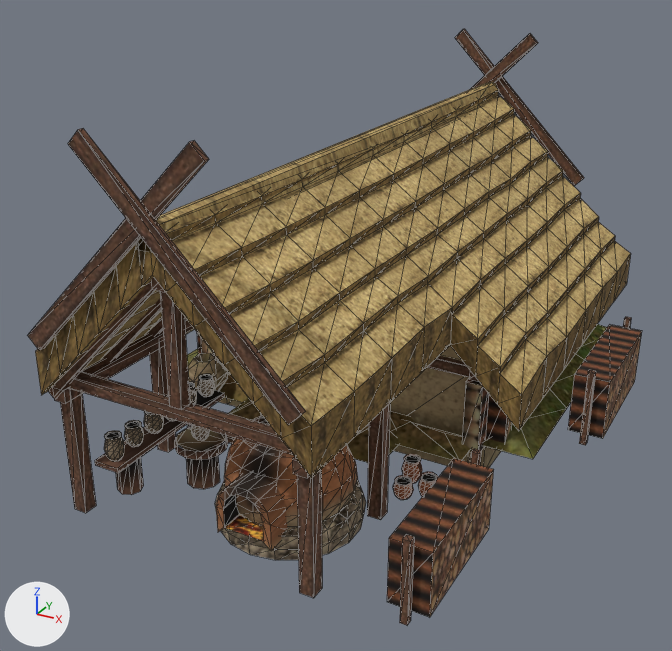
The glTF model apps/web/public/models/crafts/hrncir.glb as it was, and as the next commit left it.
Camera for both pictures: a camera (50 mm lens) standing at (5.36, -11.94, 6.07) and looking at (-0.22, -1.79, 1.0). The axes (+X, +Y, +Z) are drawn at lower left. The lights are the same throughout. The first picture is the older version. Mesh edges are drawn as thin lines. Vertices at exactly the same position are counted once.

Objects in the first picture: 'hrncir'.
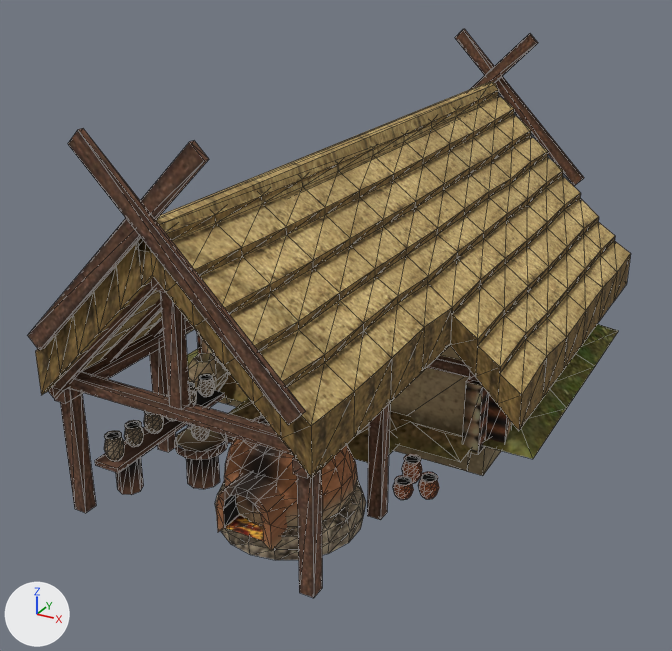
What the commit changed:
me_hrncir_daub is used by ob_hrncir; location (0.0, 0.0, 0.0).
me_hrncir_daub had 2282 vertices, 3604 faces and spanned x -3.64..3.38, y -5.85..3.3, z -0.5..4.36.
me_hrncir_daub now has 2234 vertices, 3536 faces and spans x -3.64..2.75, y -5.85..3.3, z -0.5..4.36.
me_hrncir_daub part 1: 6 loose pieces with 48 vertices, spanning x 2.32..3.38, y -5.5..0.6, z -0.1..0.92, are deleted.

Boxes (x1, y1, x2, y2) around the edits, measured in the pictures (672 x 651 px):
'hrncir', reshaped
    before: (27, 29, 642, 625)
    after: (27, 29, 631, 598)
part 1 of me_hrncir_daub, deleted (brown)
    before: (387, 317, 642, 625)
